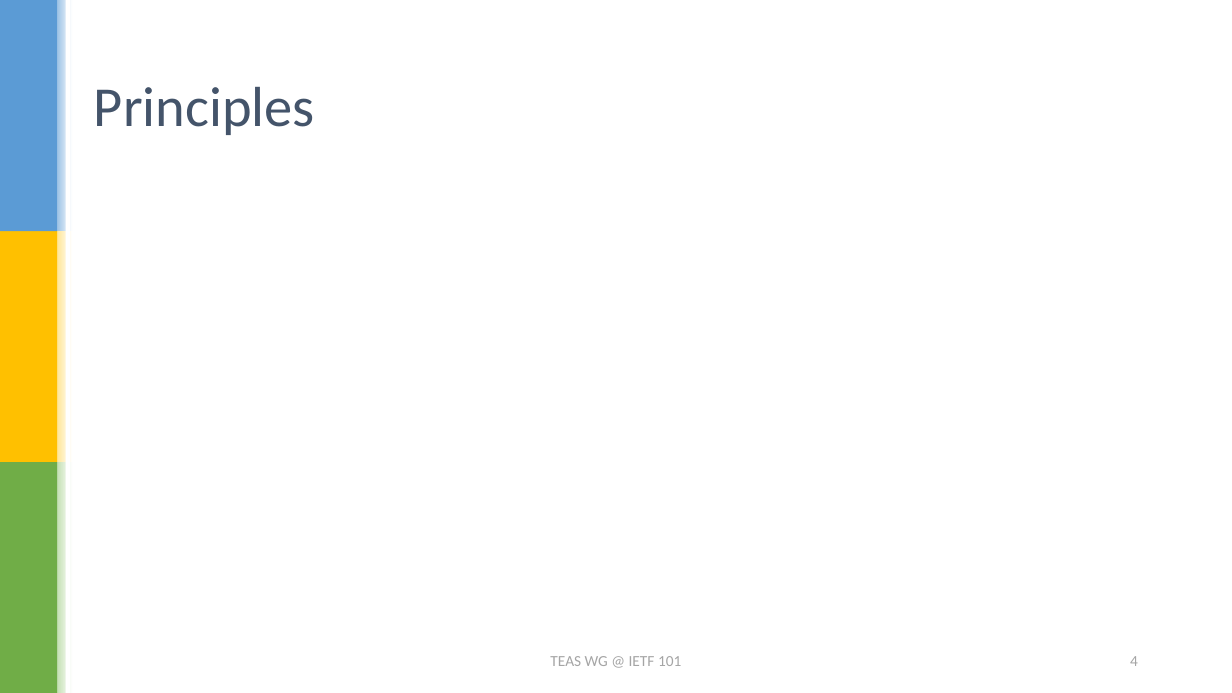
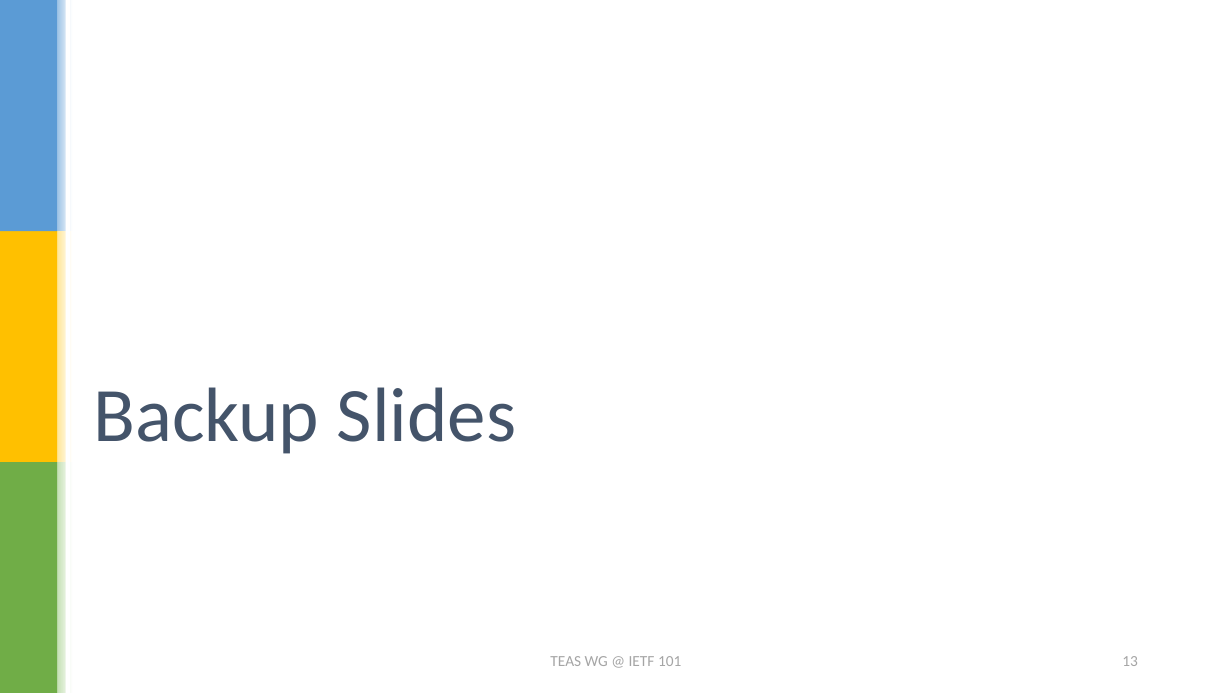
Before and after one commit to dhruvdhody-huawei/101, a slide deck: slide 13 of draft-lee-teas-actn-vn-yang.pptx (slide 4 before the commit). Drawn at 1232x693 pixels with LibreOffice and Linux fonts; fonts in the diff are those of the drawing. Boxes give left, top, right and bottom in pixels: in the first picture for what was removed or moved away, otherwise in the second. Text is boxed around its words. In the diff, an @@ line names an element or a change of style, - is before the commit and + after.

```diff
--- a/draft-lee-teas-actn-vn-yang.pptx
+++ b/draft-lee-teas-actn-vn-yang.pptx
@@ title removed at (94,87,315,135) @@
-Principles
@@ title added at (93,387,516,454), 60 pt, text #44546A @@
+Backup Slides
@@ page number at (1122,656,1138,666): text changed @@
-4
+13
```
Also in this commit, not shown: 7 other slides changed, 7 slides added, 1 slide removed, 1 other file.
